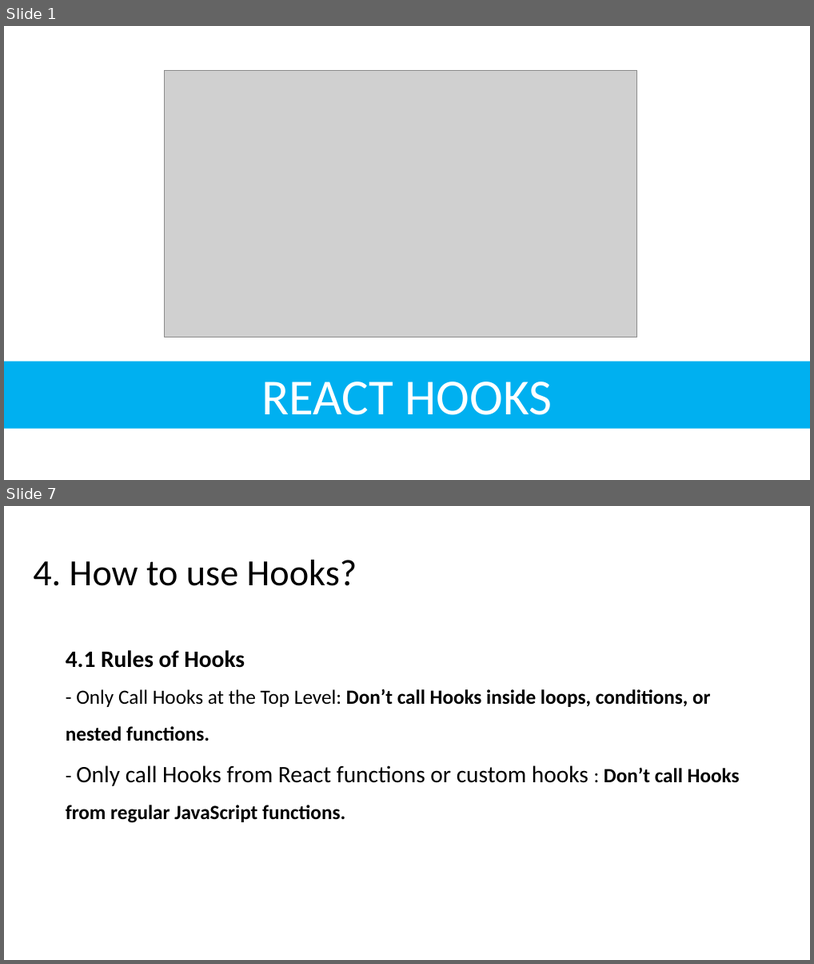
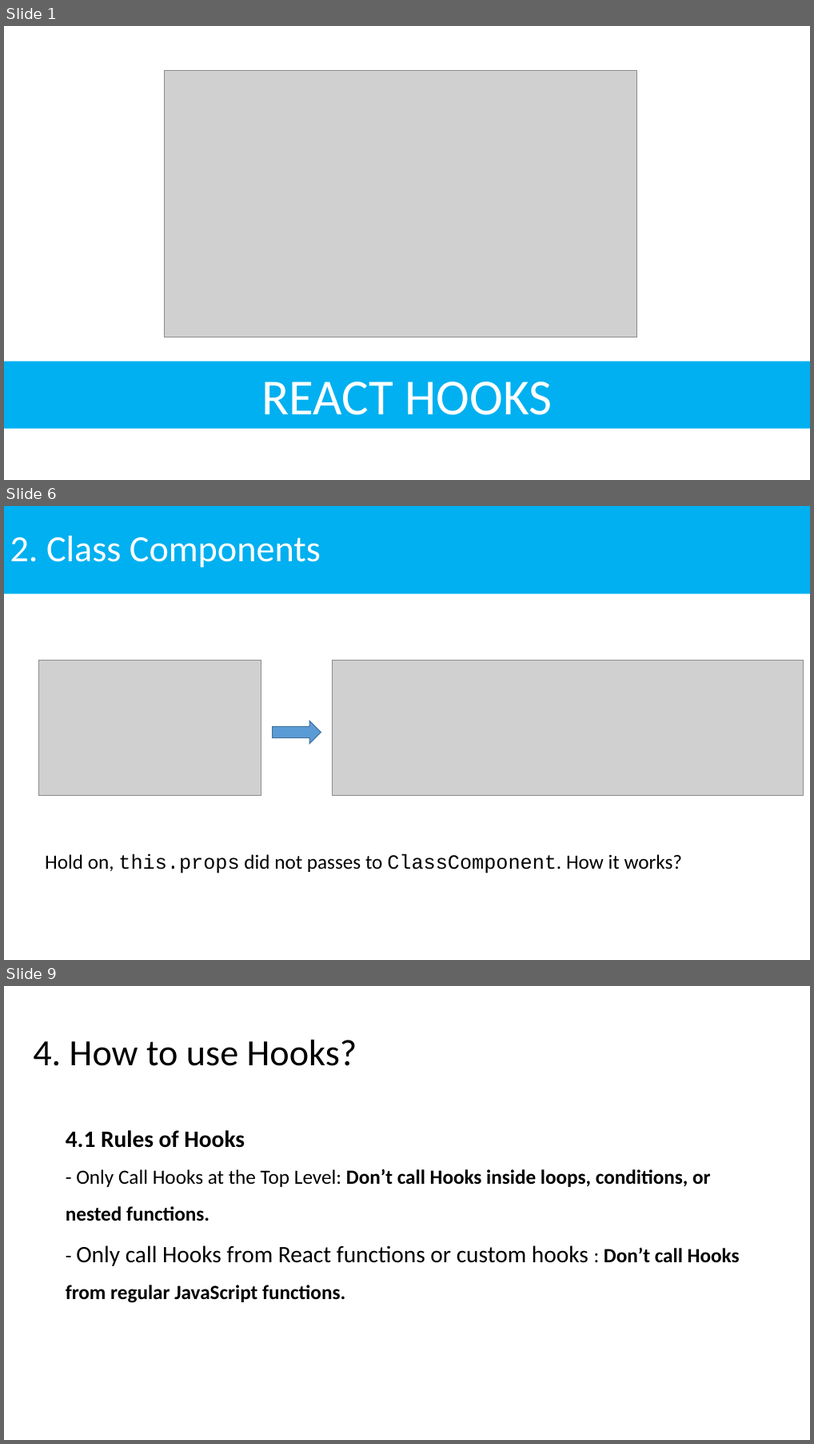
Before and after one commit to NhanHoang8195/react-hook-demo, a slide deck: ReactHooks.pptx. Shown one above the other, each under a label of ours: slides 1 and 7 before the commit, slides 1, 6 and 9 after it; the slides between them are not shown. The pictures are 814x964 and 814x1444 pixels, drawn with LibreOffice and Linux fonts; fonts in the diff are those of the drawing; grey boxes stand for pictures. Boxes give left, top, right and bottom in pixels: in the first picture for what was removed or moved away, otherwise in the second. Text is boxed around its words. In the diff, an @@ line names an element or a change of style, - is before the commit and + after.

```diff
--- a/ReactHooks.pptx
+++ b/ReactHooks.pptx
@@ slide 6 added at [4,506,810,960], background #FFFFFF @@
@@ title added at [4,506,810,594], fill #00B0F0, 44 pt, text #FFFFFF @@
+2. Class Components
@@ picture added at [39,660,262,795] @@
@@ picture added at [333,660,804,795] @@
@@ right arrow added at [273,720,321,744], fill #5B9BD5, outline #43739E 1 pt @@
@@ text added at [45,854,683,873], 24 pt, text #000000 @@
+Hold on, this.props did not passes to ClassComponent. How it works?
@@ what was slide 7 is now slide 9 @@
```
Also in this commit, not shown: 4 slides changed, 2 other slides added, 1 slide removed, 3 other files.
